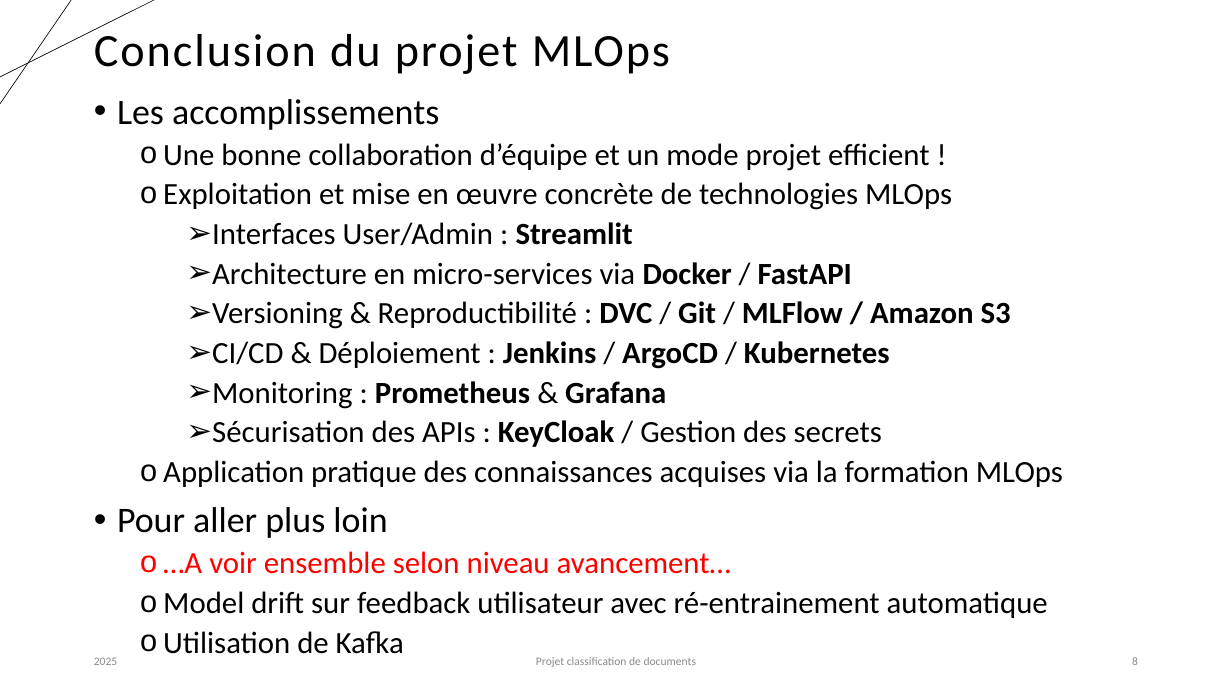
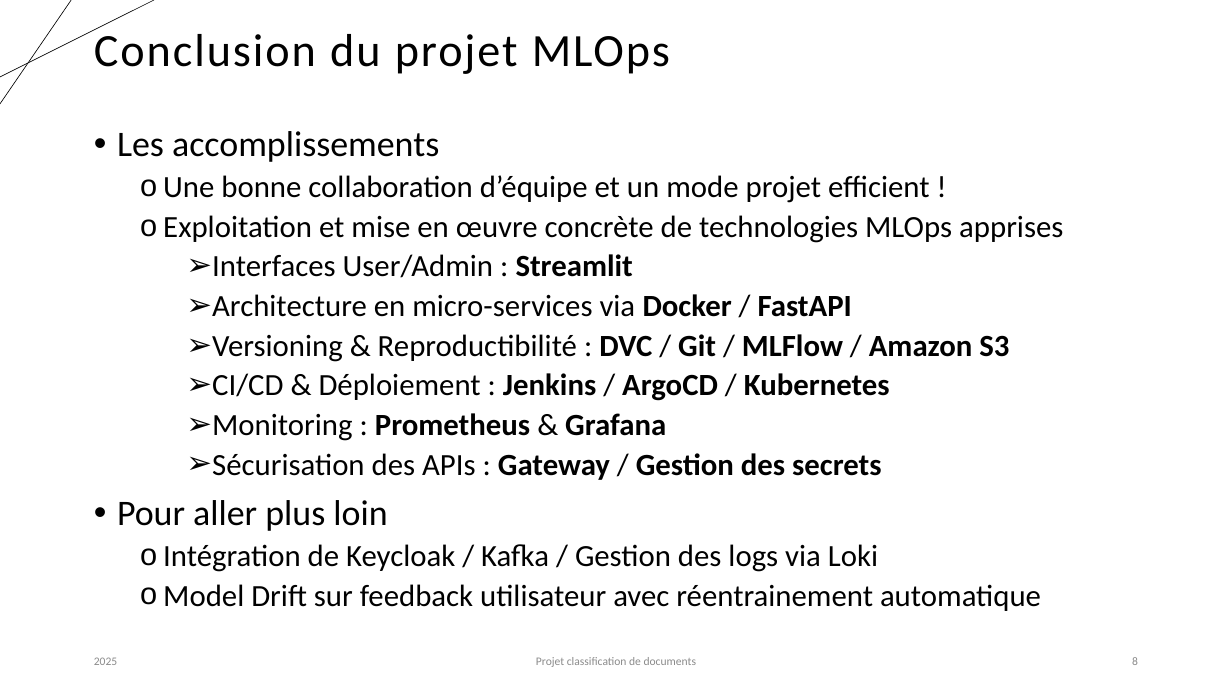
Before and after one commit to karned-formation/SEP24-MLOPS-SAKE, a slide deck: slide 8 of report/Projet_classification_MLOps_Partie4_Killian.pptx. Drawn at 1232x693 pixels with LibreOffice and Linux fonts; fonts in the diff are those of the drawing. Boxes give left, top, right and bottom in pixels: in the first picture for what was removed or moved away, otherwise in the second. Text is boxed around its words. In the diff, an @@ line names an element or a change of style, - is before the commit and + after.

```diff
--- a/report/Projet_classification_MLOps_Partie4_Killian.pptx
+++ b/report/Projet_classification_MLOps_Partie4_Killian.pptx
@@ text "Les accomplissements": place and size @@
-text "Les accomplissements" at box(117, 99, 1063, 654)
+text "Les accomplissements" at box(117, 131, 1063, 611)
@@ text at box(163, 215, 1063, 243): text changed @@
-  o Exploitation et mise en œuvre concrète de technologies MLOps
+  o Exploitation et mise en œuvre concrète de technologies MLOps apprises
@@ text at box(212, 334, 1009, 362): bold off in "/" @@
@@ text at box(212, 453, 881, 480): text changed; bold on @@
-    ➢ Sécurisation des APIs : KeyCloak / Gestion des secrets
-  o Application pratique des connaissances acquises via la formation MLOps
+    ➢ Sécurisation des APIs : Gateway / Gestion des secrets
@@ text at box(163, 544, 1041, 611): text changed @@
-  o …A voir ensemble selon niveau avancement…
-  o Model drift sur feedback utilisateur avec ré-entrainement automatique
-  o Utilisation de Kafka
+  o Intégration de Keycloak / Kafka / Gestion des logs via Loki
+  o Model Drift sur feedback utilisateur avec réentrainement automatique
```
Also in this commit, not shown: 3 other slides changed.
